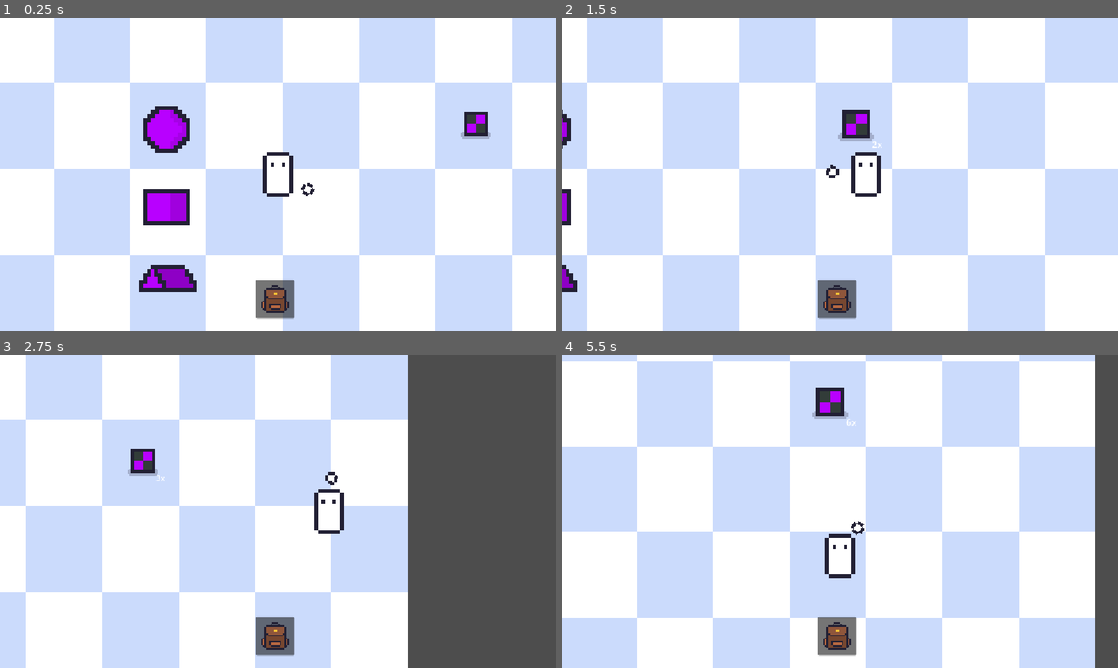
Above: before the commit, frames 1-4 (two rows, left to right).
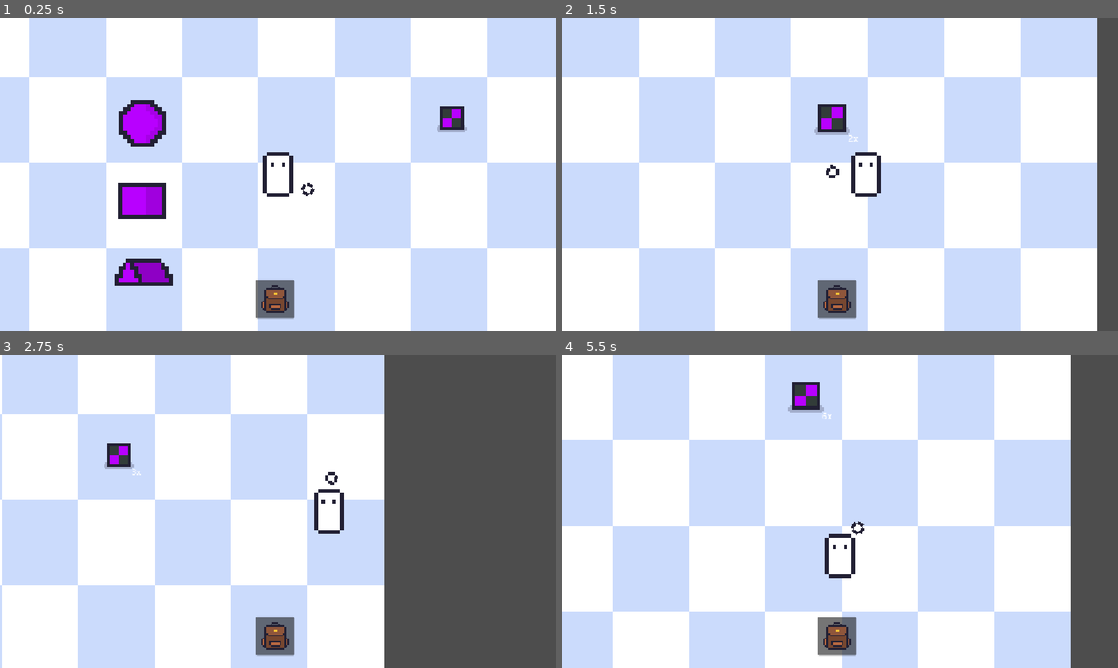
Above: after the commit, the same moments.

Repository: J-mikyas/Dreadmire
Game: Godot game, scene res://Assets/Scenes/Levels/Debug.tscn
Two runs of this game, one before a commit and one after it. Both use one fixed random seed, a clock stepped at 60 frames per second and the inputs below.
Inputs (mouse positions are in pixels of both pictures, inside the frame that each line leads up to):
- Up to frame 1 (0.25 s): no input
- Up to frame 2 (1.5 s): tap Enter at 0.5 s; move the mouse to (962, 158) at 0.52 s; hold D (right) 0.53-1.25 s; tap E at 0.6 s; click (962, 158) at 0.67 s; drag from (728, 190) to (912, 124) at 1.27 s
- Up to frame 3 (2.75 s): move the mouse to (333, 442) at 2.02 s; hold D (right) from 2.03 s (still down); tap 0 at 2.1 s
- Up to frame 4 (5.5 s): release D (right) at 2.75 s; drag from (812, 574) to (706, 461) at 2.77 s; move the mouse to (1006, 558) at 3.52 s; hold A (left) 3.53-4.25 s; tap R at 3.6 s; drag from (673, 464) to (756, 433) at 4.27 s; move the mouse to (867, 511) at 5.02 s; hold S (down) from 5.03 s (still down); tap E at 5.1 s; click (867, 511) at 5.17 s

The runs differ from the first frame. In frame 1, 36% of the frame differs, in the area x 0-100%, y 0-100%; in frame 2, 37%; in frame 3, 28%; in frame 4, 34%.

Commit message:
Refactor: Make entity class & make player extend entity.

Diff:
--- /dev/null
+++ b/Assets/Code/Characters/Classes/Entity.gd
@@ -0,0 +1,7 @@
+class_name Entity
+extends CharacterBody2D
+
+@export var health:int
+
+func heal(points:int):
+	health += points
--- /dev/null
+++ b/Assets/Scenes/Characters/Classes/Entity.tscn
@@ -0,0 +1,6 @@
+[gd_scene format=3 uid="uid://c1xrpyqtfkj16"]
+
+[ext_resource type="Script" uid="uid://dkoqrlnmgwhti" path="res://Assets/Code/Characters/Classes/Entity.gd" id="1_sx5uw"]
+
+[node name="Entity" type="CharacterBody2D" unique_id=982132642]
+script = ExtResource("1_sx5uw")
--- a/Assets/Scenes/Characters/Player.tscn
+++ b/Assets/Scenes/Characters/Player.tscn
@@ -1,36 +1,37 @@
-[gd_scene format=3 uid="uid://dmslwauil54sw"]
+[gd_scene format=3 uid="uid://unatgyplpjwe"]
 
-[ext_resource type="Texture2D" uid="uid://bkw6cg6ifch87" path="res://Assets/Sprites/Tmp/Player.png" id="1_2cnp0"]
-[ext_resource type="Script" uid="uid://6nn7tjp22fx3" path="res://Assets/Code/Characters/player.gd" id="1_7elgb"]
-[ext_resource type="Texture2D" uid="uid://ch0lh34s5xib4" path="res://Assets/Sprites/Tmp/hand.png" id="3_54u17"]
+[ext_resource type="PackedScene" uid="uid://c1xrpyqtfkj16" path="res://Assets/Scenes/Characters/Classes/Entity.tscn" id="1_2cnp0"]
+[ext_resource type="Texture2D" uid="uid://bkw6cg6ifch87" path="res://Assets/Sprites/Tmp/Player.png" id="2_54u17"]
+[ext_resource type="Script" uid="uid://b2r5tvbc5gsss" path="res://Assets/Code/Characters/Player.gd" id="2_mye6i"]
+[ext_resource type="Texture2D" uid="uid://ch0lh34s5xib4" path="res://Assets/Sprites/Tmp/hand.png" id="3_mye6i"]
 
-[sub_resource type="CapsuleShape2D" id="CapsuleShape2D_3yigi"]
+[sub_resource type="CapsuleShape2D" id="CapsuleShape2D_bld76"]
 radius = 15.999996
 height = 46.001385
 
-[node name="Player" type="CharacterBody2D" unique_id=1130819150]
-script = ExtResource("1_7elgb")
+[node name="Player" unique_id=982132642 instance=ExtResource("1_2cnp0")]
+script = ExtResource("2_mye6i")
 
-[node name="Sprite2D" type="Sprite2D" parent="." unique_id=2127083534]
+[node name="Sprite2D" type="Sprite2D" parent="." index="0" unique_id=1501581572]
 scale = Vector2(7.6172028, 7.6172028)
-texture = ExtResource("1_2cnp0")
+texture = ExtResource("2_54u17")
 
-[node name="CollisionShape2D" type="CollisionShape2D" parent="." unique_id=1510381406]
+[node name="CollisionShape2D" type="CollisionShape2D" parent="." index="1" unique_id=916518054]
 position = Vector2(0, 30.000002)
 rotation = -1.5714941
-shape = SubResource("CapsuleShape2D_3yigi")
+shape = SubResource("CapsuleShape2D_bld76")
 
-[node name="Camera2D" type="Camera2D" parent="." unique_id=840007717]
+[node name="Camera2D" type="Camera2D" parent="." index="2" unique_id=825687852]
 position_smoothing_enabled = true
 rotation_smoothing_enabled = true
 
-[node name="Hand" type="Node2D" parent="." unique_id=959135812]
+[node name="Hand" type="Node2D" parent="." index="3" unique_id=1009186889]
 rotation = 3.1415927
 scale = Vector2(6.5688844, 6.5688844)
 
-[node name="EquipedItem" type="Marker2D" parent="Hand" unique_id=1995012472]
+[node name="EquipedItem" type="Marker2D" parent="Hand" index="0" unique_id=982397334]
 position = Vector2(-13.548724, 1.1844672e-06)
 
-[node name="HandSprite2D" type="Sprite2D" parent="Hand" unique_id=2057682923]
+[node name="HandSprite2D" type="Sprite2D" parent="Hand" index="1" unique_id=471720290]
 position = Vector2(-10.504, 0)
-texture = ExtResource("3_54u17")
+texture = ExtResource("3_mye6i")
--- a/Assets/Scenes/Levels/Debug.tscn
+++ b/Assets/Scenes/Levels/Debug.tscn
@@ -26,11 +26,11 @@
 [node name="Level" type="Node2D" parent="." unique_id=1475033954]
 y_sort_enabled = true
 
+[node name="Player" parent="Level" unique_id=982132642 instance=ExtResource("2_fwket")]
+position = Vector2(616, 348)
+
 [node name="Test_Item" parent="Level" unique_id=1460217618 instance=ExtResource("6_kbki0")]
 position = Vector2(976, 231)
-
-[node name="Player" parent="Level" unique_id=1130819150 instance=ExtResource("2_fwket")]
-position = Vector2(566, 335)
 
 [node name="Ball" type="StaticBody2D" parent="Level" unique_id=1453955183]
 y_sort_enabled = true
Not shown, added: Assets/Code/Characters/Classes/Entity.gd.uid
Renamed: Assets/Code/Characters/player.gd -> Assets/Code/Characters/Player.gd
Renamed: Assets/Code/Characters/player.gd.uid -> Assets/Code/Characters/Player.gd.uid
Not shown: 1 places in Assets/Scenes/Levels/Debug.tscn that only renumber resources
